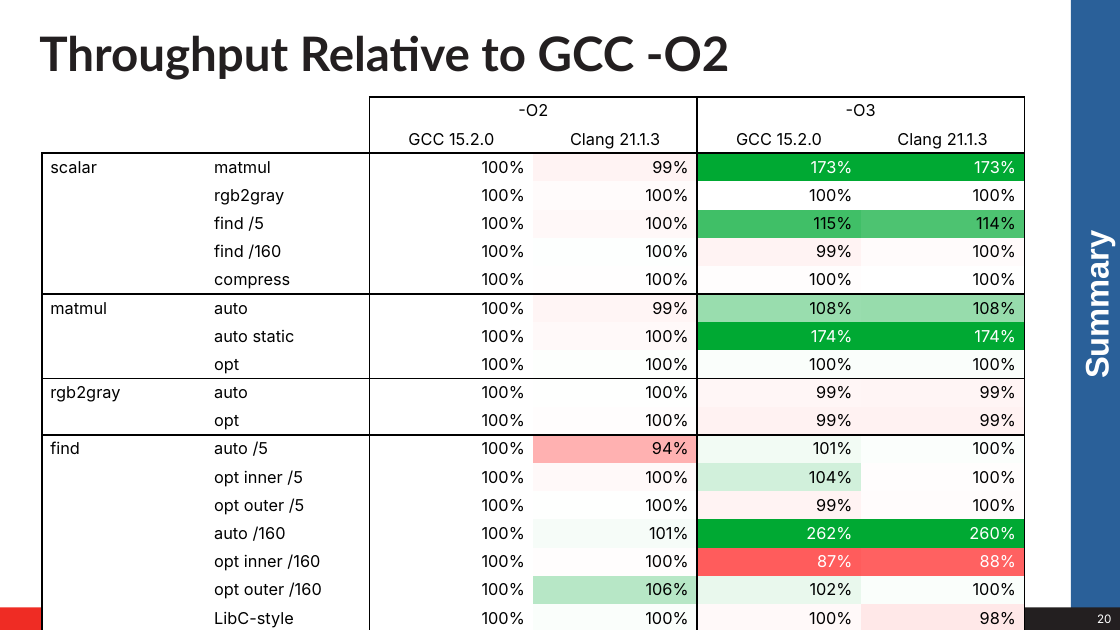
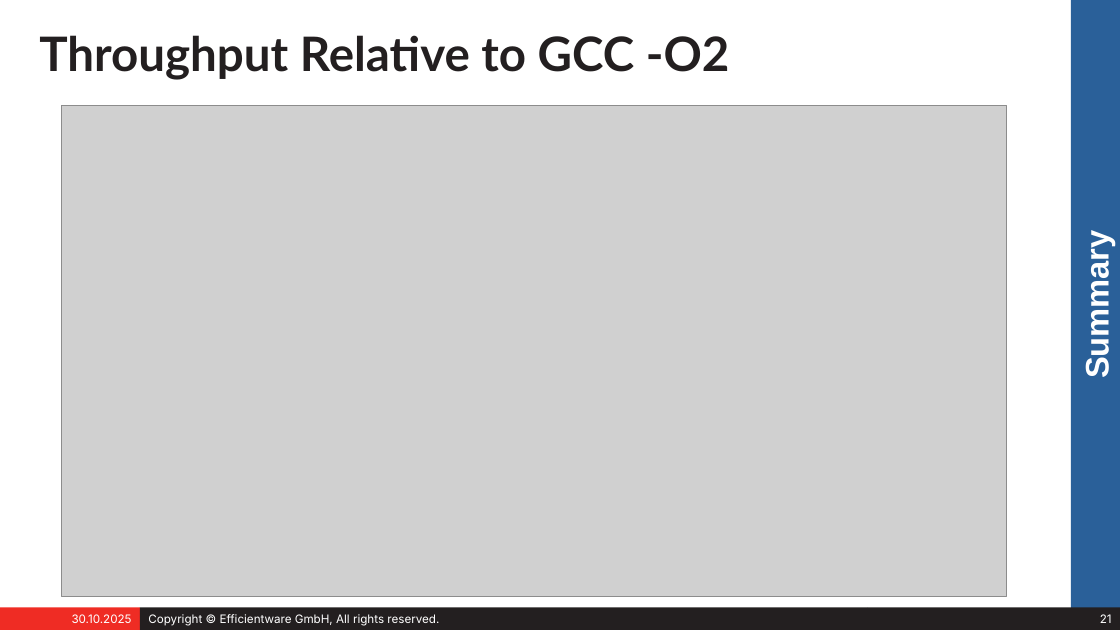
Before and after one commit to stefeff/auto-vectorization, a slide deck: slide 21 of presentation/speed_for_free.odp (slide 20 before the commit). Drawn at 1120x630 pixels with LibreOffice and Linux fonts; fonts in the diff are those of the drawing; grey boxes stand for pictures. Boxes give left, top, right and bottom in pixels: in the first picture for what was removed or moved away, otherwise in the second. Text is boxed around its words. In the diff, an @@ line names an element or a change of style, - is before the commit and + after.

```diff
--- a/presentation/speed_for_free.odp
+++ b/presentation/speed_for_free.odp
@@ table removed at [42, 97, 1025, 630], 21 rows, 6 columns @@
- |  | -O2 |  | -O3 | 
- |  | GCC 15.2.0 | Clang 21.1.3 | GCC 15.2.0 | Clang 21.1.3
-scalar | matmul | 100% | 99% | 173% | 173%
- | rgb2gray | 100% | 100% | 100% | 100%
- | find /5 | 100% | 100% | 115% | 114%
- | find /160 | 100% | 100% | 99% | 100%
- | compress | 100% | 100% | 100% | 100%
-matmul | auto | 100% | 99% | 108% | 108%
- | auto static | 100% | 100% | 174% | 174%
- | opt | 100% | 100% | 100% | 100%
-rgb2gray | auto | 100% | 100% | 99% | 99%
- | opt | 100% | 100% | 99% | 99%
-find | auto /5 | 100% | 94% | 101% | 100%
- | opt inner /5 | 100% | 100% | 104% | 100%
- | opt outer /5 | 100% | 100% | 99% | 100%
- | auto /160 | 100% | 101% | 262% | 260%
- | opt inner /160 | 100% | 100% | 87% | 88%
- | opt outer /160 | 100% | 106% | 102% | 100%
- | LibC-style | 100% | 100% | 100% | 98%
-compact | auto | 100% | 100% | 100% | 100%
- | opt | 100% | 101% | 99% | 101%
@@ picture added at [62, 105, 1007, 597] @@
@@ text in rectangle at [72, 614, 132, 623]: text added @@
+30.10.2025
@@ page number at [1100, 614, 1112, 623]: text changed @@
-20
+21
```
Also in this commit, not shown: 19 other slides changed, 1 slide added, 1 other file.
